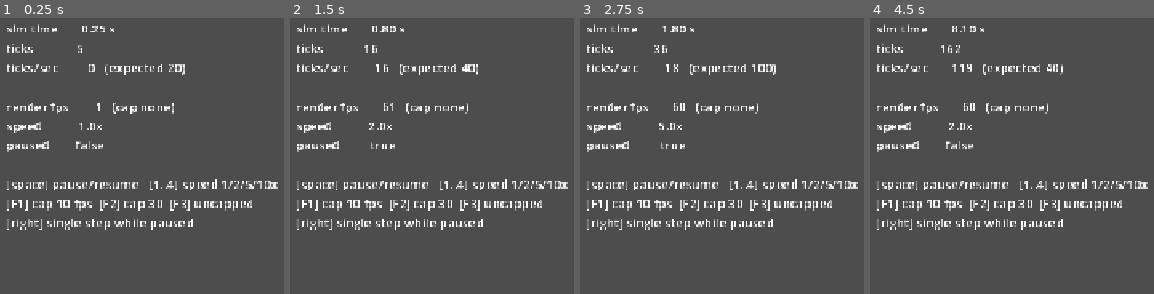
Above: before the commit, frames 1-4 (left to right).
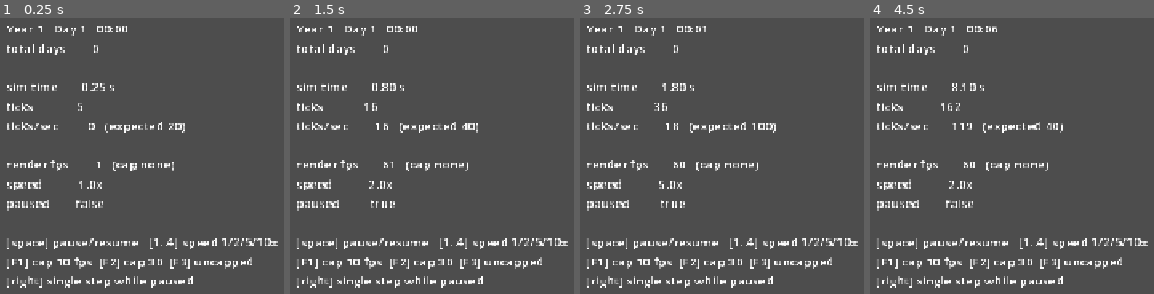
Above: after the commit, the same moments.

Repository: Corkichan/The-Cradle
Game: Godot game, scene res://scenes/main.tscn
The game is run twice, just before and just after one commit, with the same random seed, the same clock (stepped at 60 frames per second) and the same inputs. Before the commit the project starts from res://scene/main.tscn.
Inputs:
- Up to frame 1 (0.25 s): no input
- Up to frame 2 (1.5 s): tap Enter at 0.5 s; hold Right 0.53-1.28 s; tap 1 at 0.6 s; tap Space at 0.77 s; tap 2 at 1.35 s
- Up to frame 3 (2.75 s): tap Space at 1.52, 2 s; hold Right from 2.03 s (still down); tap 3 at 2.1 s
- Up to frame 4 (4.5 s): tap Enter at 2.75 s; tap 4 at 2.85 s; tap Space at 3.02, 3.77, 4.25 s; release Right at 3.53 s; tap 1 at 3.6 s; tap 2 at 4.35 s

The runs differ from the first frame. In frame 1, 10% of the frame differs, in the area x 2-98%, y 2-98%; in frame 2, 11%; in frame 3, 11%; in frame 4, 11%.

Commit message:
adding real time simulation

Diff:
--- a/project.godot
+++ b/project.godot
@@ -18,6 +18,7 @@
 [autoload]
 
 SimulationManager="*res://scripts/core/simulation_manager.gd"
+GameTime="*res://scripts/core/game_time.gd"
 
 [display]
 
--- /dev/null
+++ b/scripts/core/game_time.gd
@@ -0,0 +1,84 @@
+extends Node
+
+## Calendar time for the dungeon world, derived from [SimulationManager].
+##
+## GameTime owns no clock of its own. It counts [signal SimulationManager.simulation_tick]
+## emissions, so pause and speed are inherited for free: a paused simulation emits
+## no ticks, and a 10x simulation emits ticks ten times as often.
+##
+## All state is a single integer tick counter and every accessor is integer
+## arithmetic over it. Accumulating the float tick delta instead would let game
+## time drift away from simulation time over a long run; counting ticks cannot.
+
+## Script reference used only to read SimulationManager's constants at parse time.
+## The running clock is the autoload singleton, not this.
+const SimulationClock := preload("res://scripts/core/simulation_manager.gd")
+
+## Simulation seconds in one game day. 1800 sim seconds = 30 real minutes at 1x.
+const SIM_SECONDS_PER_DAY: int = 1800
+## Days in a game year. No months or seasons yet.
+const DAYS_PER_YEAR: int = 360
+const GAME_HOURS_PER_DAY: int = 24
+const GAME_MINUTES_PER_HOUR: int = 60
+const GAME_MINUTES_PER_DAY: int = GAME_HOURS_PER_DAY * GAME_MINUTES_PER_HOUR
+
+## 1800 * 20 = 36000 ticks per game day.
+const TICKS_PER_DAY: int = SIM_SECONDS_PER_DAY * SimulationClock.TICKS_PER_SECOND
+## 36000 / 1440 = 25 ticks per game minute. Exact, so HH:MM never rounds.
+const TICKS_PER_GAME_MINUTE: int = TICKS_PER_DAY / GAME_MINUTES_PER_DAY
+
+## Ticks of game time elapsed since Year 1, Day 1, 00:00.
+var _ticks: int = 0
+
+
+func _ready() -> void:
+	SimulationManager.simulation_tick.connect(_on_simulation_tick)
+
+
+## Current year, starting at 1.
+func get_year() -> int:
+	return get_total_days() / DAYS_PER_YEAR + 1
+
+
+## Day within the current year, 1 to [constant DAYS_PER_YEAR].
+func get_day() -> int:
+	return get_total_days() % DAYS_PER_YEAR + 1
+
+
+## Alias of [method get_day]. Without months, the day of the year is the day.
+func get_day_of_year() -> int:
+	return get_day()
+
+
+## Whole game days completed since the start. 0 during Year 1, Day 1.
+func get_total_days() -> int:
+	return _ticks / TICKS_PER_DAY
+
+
+## Simulation seconds elapsed within the current day, 0.0 up to (not including)
+## [constant SIM_SECONDS_PER_DAY].
+func get_time_of_day_seconds() -> float:
+	return (_ticks % TICKS_PER_DAY) * SimulationClock.TICK_DELTA
+
+
+## Hour of the current day, 0 to 23.
+func get_hour() -> int:
+	return _get_minute_of_day() / GAME_MINUTES_PER_HOUR
+
+
+## Minute of the current hour, 0 to 59.
+func get_minute() -> int:
+	return _get_minute_of_day() % GAME_MINUTES_PER_HOUR
+
+
+## Wall-clock time of day as "HH:MM" on a 24-hour clock.
+func get_time_string() -> String:
+	return "%02d:%02d" % [get_hour(), get_minute()]
+
+
+func _get_minute_of_day() -> int:
+	return (_ticks % TICKS_PER_DAY) / TICKS_PER_GAME_MINUTE
+
+
+func _on_simulation_tick(_delta: float) -> void:
+	_ticks += 1
--- a/scripts/main.gd
+++ b/scripts/main.gd
@@ -1,6 +1,7 @@
 extends Node2D
 
-## Temporary harness for verifying System 0 (SimulationManager).
+## Temporary harness for verifying System 0 (SimulationManager) and
+## System 0.2 (GameTime).
 ## Delete this script and its node assignment once real gameplay exists.
 
 var _label: Label
@@ -35,6 +36,10 @@
 
 	var expected := SimulationManager.TICKS_PER_SECOND * SimulationManager.get_speed()
 	_label.text = "\n".join([
+		"Year %d   Day %d   %s" % [
+			GameTime.get_year(), GameTime.get_day(), GameTime.get_time_string()],
+		"total days %8d" % GameTime.get_total_days(),
+		"",
 		"sim time   %8.2f s" % SimulationManager.get_simulation_time(),
 		"ticks      %8d" % SimulationManager.tick_count,
 		"ticks/sec  %8d   (expected %d)" % [_ticks_last_second, expected],
Renamed: scene/main.tscn -> scenes/main.tscn
Not shown, added: scripts/core/game_time.gd.uid
